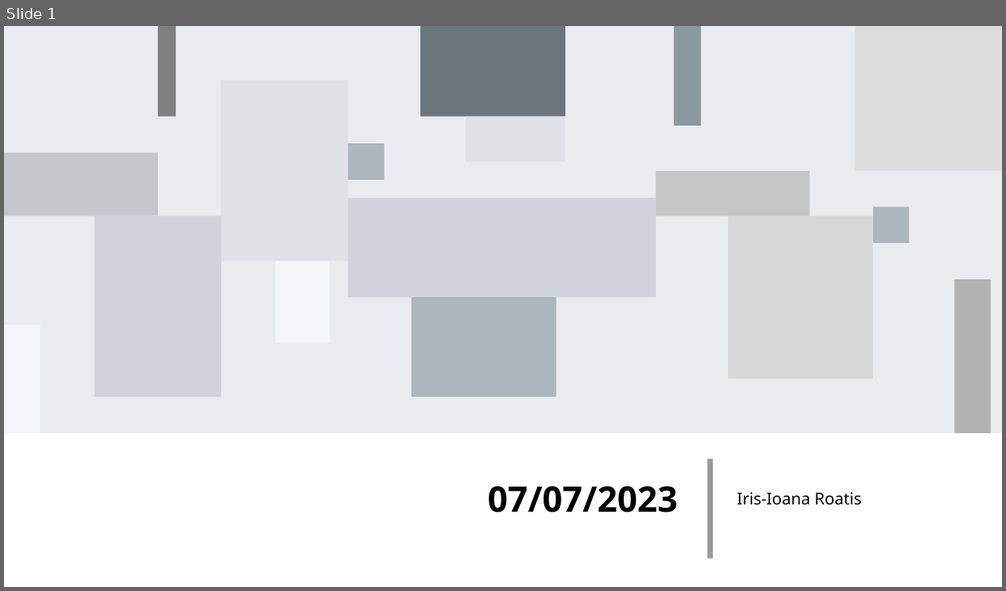
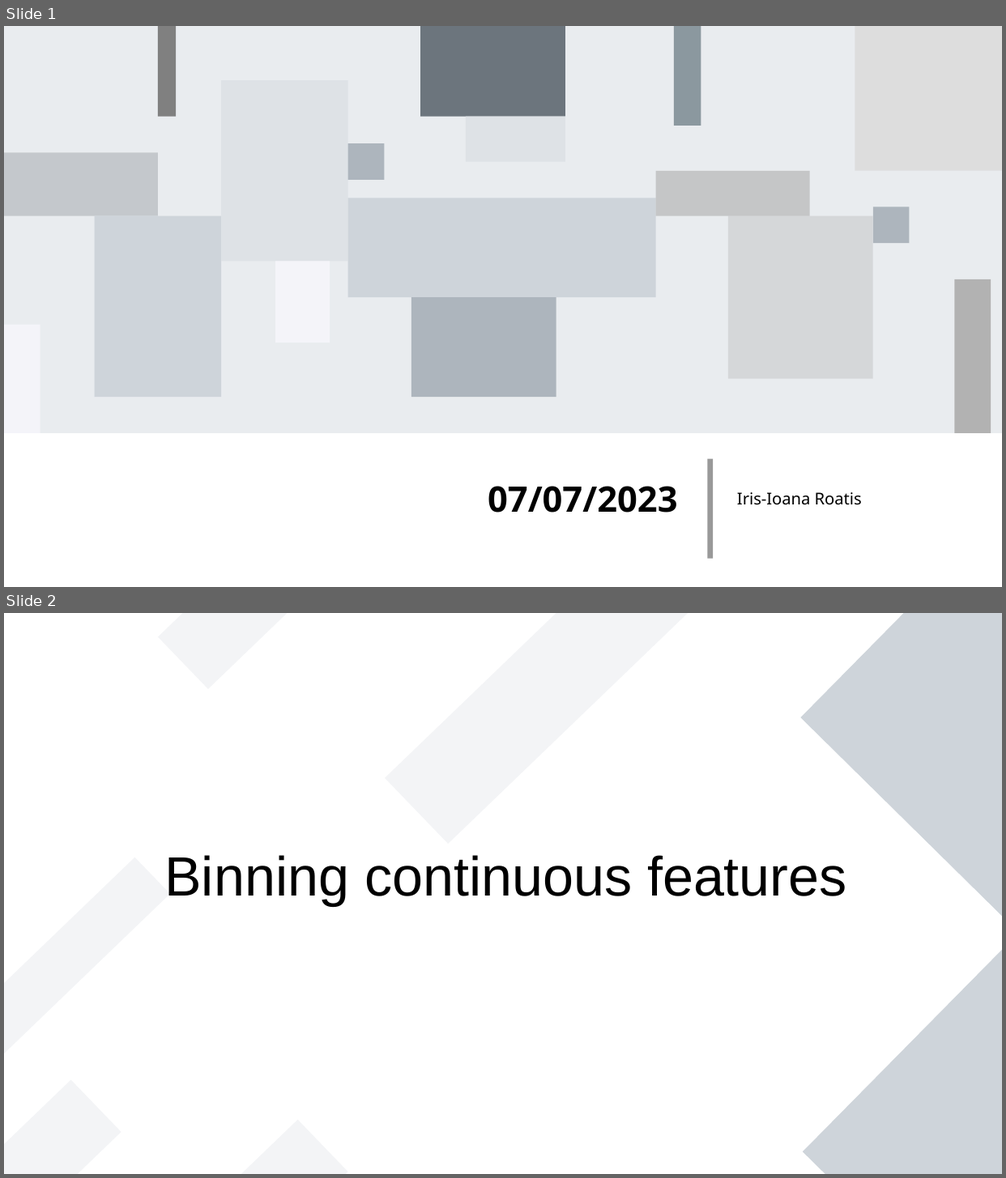
Before and after one commit to irisroatis/phd_year1_code_term3, a slide deck: Presentations/July/Untitled 1.odp. Shown one above the other, each under a label of ours: slide 1 before the commit, slides 1 and 2 after it. The pictures are 1006x591 and 1006x1178 pixels, drawn with LibreOffice and Linux fonts; fonts in the diff are those of the drawing. Boxes give left, top, right and bottom in pixels: in the first picture for what was removed or moved away, otherwise in the second. Text is boxed around its words. In the diff, an @@ line names an element or a change of style, - is before the commit and + after.

```diff
--- a/Presentations/July/Untitled 1.odp
+++ b/Presentations/July/Untitled 1.odp
@@ slide 2 added at (4,613,1002,1174), background #FFFFFF @@
@@ rectangle added at (158,613,393,689), fill #8D99AE at 10% opacity @@
@@ rectangle added at (385,613,695,844), fill #8D99AE at 10% opacity @@
@@ rectangle added at (801,613,1002,920), fill #CED4DA @@
@@ title added at (165,855,847,905), 44 pt, text #000000 @@
+Binning continuous features
@@ rectangle added at (4,858,169,1071), fill #8D99AE at 10% opacity @@
@@ rectangle added at (803,948,1002,1174), fill #CED4DA @@
@@ rectangle added at (4,1080,121,1174), fill #8D99AE at 10% opacity @@
@@ rectangle added at (113,1120,348,1174), fill #8D99AE at 10% opacity @@
```
Also in this commit, not shown: 1 slide changed, 9 other slides added, 5 other files.
